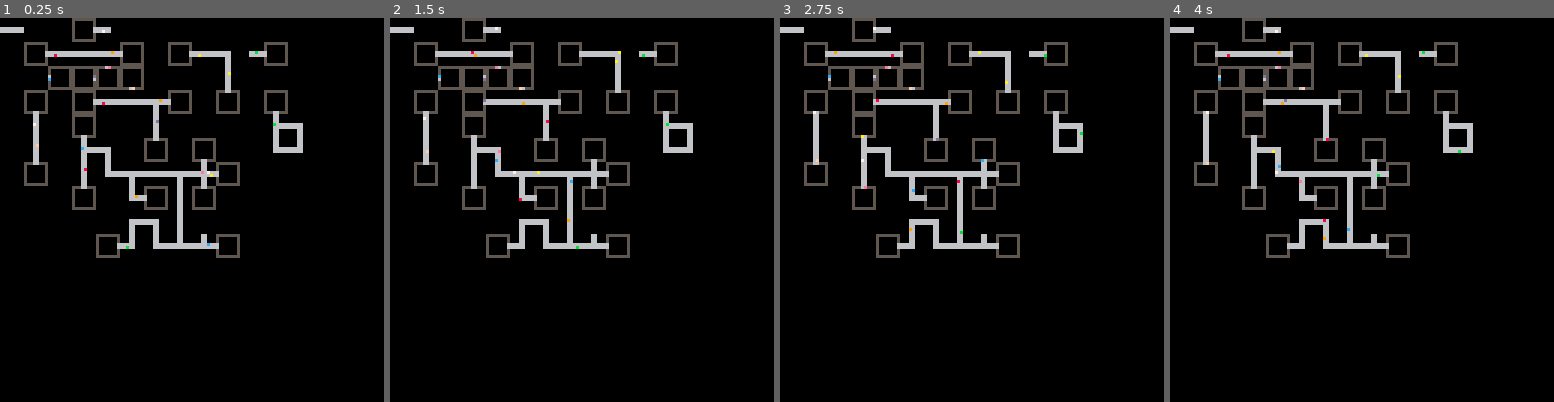
Above: before the commit, frames 1-4 (left to right).
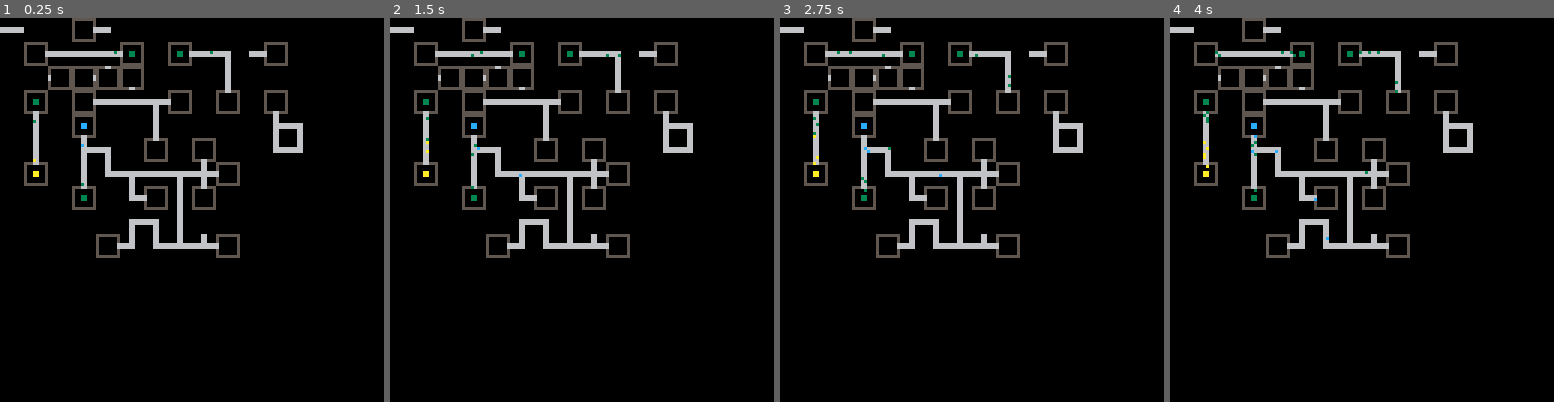
Above: after the commit, the same moments.

Repository: Feenix33/Pico8-First
Game: PICO-8 cartridge pump.p8
Same seed, same stepped clock (60 frames per second), same inputs: the game is played once before the commit and once after it.
Inputs:
- Up to frame 1 (0.25 s): no input
- Up to frame 2 (1.5 s): no input
- Up to frame 3 (2.75 s): no input
- Up to frame 4 (4 s): no input

The runs differ from the first frame. In frame 1, 0.3% of the frame differs, in the area x 8-72%, y 3-61%; in frame 2, 0.4%; in frame 3, 0.4%; in frame 4, 0.5%, in the area x 8-76%, y 3-58%.

Commit message:
Working left and right

Diff:
--- a/pump.p8
+++ b/pump.p8
@@ -3,15 +3,92 @@
 __lua__
 
 beans = {}
+gens = {}
+eats = {}
 gdebug=30*50
 gdir_d=0
 gdir_l=1
 gdir_u=2
 gdir_r=3
 gpipe=6
-
-function make_bean(mx, my, dir, clr)
-  local m
+--   u     2
+-- l + r  1+3
+--   d     0
+
+function collisions()
+  foreach(beans, function(b)
+    foreach(eats, function(e)
+      if b.x >= e.mx*8 and b.x <= e.mx*8+7 and b.y >= e.my*8 and b.y <= e.my*8+7 then
+        if not e.mch or (e.mch and (e.clr == b.clr)) then
+          b.alive=false
+        end
+      end
+    end)
+  end)
+end
+
+function clean_beans()
+  for b in all(beans) do
+    if not b.alive then
+      del(beans,b)
+    end
+  end
+end
+
+function make_eat(mx, my, clr, mch)
+  local e
+  e={}
+  e.mx=mx
+  e.my=my
+  e.x=mx*8+2
+  e.y=my*8+2
+  e.clr=clr
+  e.mch=mch
+  add(eats,e)
+end
+
+
+function draw_eat(e)
+  rect(e.x,e.y,e.x+3,e.y+3,e.clr)
+  if e.mch then
+    line(e.x,e.y,e.x+3,e.y+3,e.clr)
+  end
+end
+
+function update_eat(e)
+end
+
+function make_gen(mx, my, clr, rate, btype)
+  local g
+  g={}
+  g.mx=mx
+  g.my=my
+  g.x=mx*8+3
+  g.y=my*8+3
+  g.clr=clr
+  g.rate=rate
+  g.tick=rate-1
+  g.alive=true
+  g.bt=btype
+  add(gens,g)
+end
+
+function draw_gen(g)
+  rectfill(g.x,g.y,g.x+1,g.y+1,g.clr)
+  --pset(g.x,g.y,g.clr)
+end
+
+function update_gen(g)
+  g.tick+=1
+  if g.tick >= g.rate then
+    g.tick = 0
+    make_bean(g.mx,g.my,gdir_r,g.clr,g.bt)
+    --printh("making bean "..g.mx..", "..g.my)
+  end
+end
+
+function make_bean(mx, my, dir, clr, btype)
+  local b
   b={}
   m=mget(mx, my)
   b.x=1
@@ -37,6 +114,39 @@
   b.count=0
   b.mx=mx
   b.my=my
+  b.alive=true
+  b.bt=btype
+  add(beans,b)
+end
+
+function oldmake_bean(mx, my, dir, clr)
+  local b
+  b={}
+  m=mget(mx, my)
+  b.x=1
+  b.y=2
+  if m == 75 then
+    b.x = mx*8+1
+    b.y = my*8+4
+  elseif m==76 then
+    b.x = mx*8+4
+    b.y = my*8+1
+  elseif m==77 then
+    b.x = (mx+1)*8-1
+    b.y = my*8+4
+  elseif m==78 then
+    b.x = mx*8+4
+    b.y = my*8+7
+  else
+    printh("Bad start")
+    printh("map(mx,my)=map("..mx..", "..my..")="..mget(mx,my))
+  end
+  b.dir = dir
+  b.clr=clr
+  b.count=0
+  b.mx=mx
+  b.my=my
+  b.alive=true
   add(beans,b)
 end
 
@@ -69,8 +179,8 @@
   b.dir = (b.dir+3) % 4
 end
 
+-- can right and left get from screen not from map, change?
 function can_right(b)
-  -- d l u r
   local xoff, yoff
   xoff = {[0]=-1,0,1,0}
   yoff = {[0]=0,-1,0,1}
@@ -80,10 +190,54 @@
   return false
 end
 
+function can_left(b)
+  local xoff, yoff
+  xoff = {[0]= 1,0,-1,0}
+  yoff = {[0]=0, 1,0,-1}
+  if pget(b.x+xoff[b.dir], b.y+yoff[b.dir]) == gpipe then
+    return true
+  end
+  return false
+end
+
 function update_bean(b)
   local x, y
   local xoff, yoff
   -- d l u r
+  if b.alive == false then return end
+  xoff = {[0]=0,-1,0,1} -- zero index start
+  yoff = {[0]=1,0,-1,0}
+  b.count+=1
+  x = xoff[b.dir]
+  y = yoff[b.dir]
+  if b.bt == 0 then
+    if pget(b.x+x, b.y+y) == gpipe then
+      b.x += x
+      b.y += y
+      if can_left(b) then
+        turn_left(b)
+      end
+    else
+      turn_right(b)
+    end
+  else
+    if pget(b.x+x, b.y+y) == gpipe then
+      b.x += x
+      b.y += y
+      if can_right(b) then
+        turn_right(b)
+      end
+    else
+      turn_left(b)
+    end
+  end
+end
+
+function oldupdate_bean(b)
+  local x, y
+  local xoff, yoff
+  -- d l u r
+  if b.alive == false then return end
   xoff = {[0]=0,-1,0,1} -- zero index start
   yoff = {[0]=1,0,-1,0}
   b.count+=1
@@ -103,28 +257,15 @@
 
 function _init()
   printh("Run ------------- "..time())
-  --make_bean( 3, 4,gdir_r, 8)
-  --make_bean( 9, 3,gdir_r,12)
-  --make_bean( 3, 0,gdir_r, 7)
-  --make_bean(11, 3,gdir_r, 9)
-  --foreach(beans, debug_bean)
-  local cnt,mx,my,mt
-  cnt=0
-  mx=0
-  my=0
-  while cnt<100 do
-    mt=mget(mx,my)
-    if mt >= 75 and mt <= 78 then
-      make_bean(mx,my,gdir_r,(cnt%9)+7)
-      cnt += 1
-    end
-    mx+=1
-    if mx >= 16 then
-      mx=0
-      my+=1
-    end
-    if my > 12 then cnt = 1000 end
-  end
+
+  --make_eat(8, 5, 2, false)
+  -- for testing the gen inits
+  make_gen(7, 1,  3, 30, 0) -- emit right
+  make_gen(5, 1,  3, 30, 1) -- emit left
+  make_gen(1, 3,  3, 30, 1) -- emit down
+  make_gen(1, 6, 10, 30, 0) -- emit down
+  make_gen(3, 7,  3, 20, 0) -- emit up
+  make_gen(3, 4, 12, 30, 1) -- emit up
   cls()
   srand(time())
 end
@@ -133,10 +274,16 @@
   cls(0)
   map(0, 0, 0, 0, 15, 10)
   foreach(beans, draw_bean)
+  foreach(gens, draw_gen)
+  foreach(eats, draw_eat)
 end
 
 function _update()
   foreach(beans, update_bean)
+  foreach(gens, update_gen)
+  foreach(eats, update_eat)
+  collisions()
+  clean_beans()
 end
 
 __gfx__
